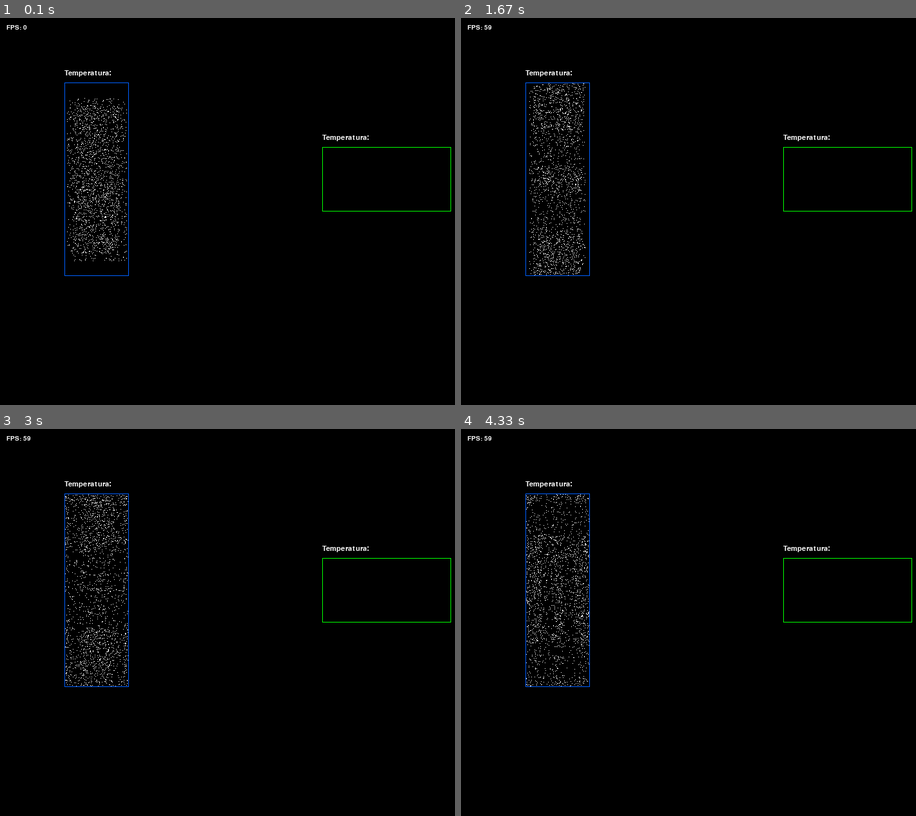
Above: before the commit, frames 1-4 (two rows, left to right).
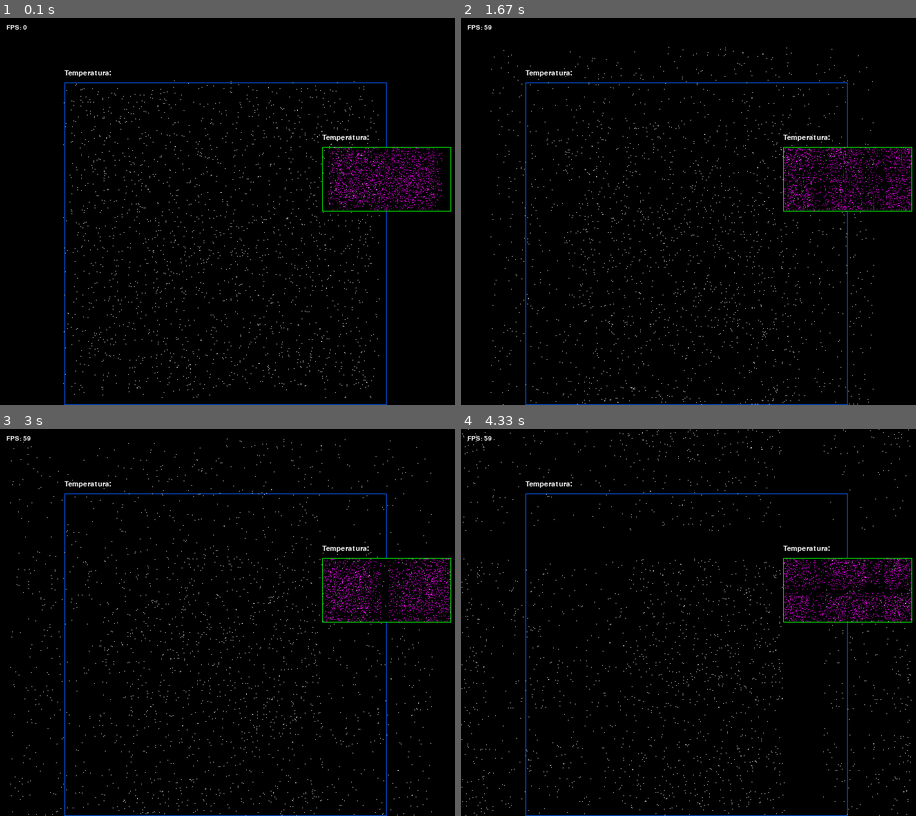
Above: after the commit, the same moments.

Repository: hdaniel-udg/atomx
Game: pygame game, started from main.py
The game is run twice, just before and just after one commit, with the same random seed, the same clock (stepped at 60 frames per second) and the same inputs.
Inputs:
- Up to frame 1 (0.1 s): no input
- Up to frame 2 (1.67 s): tap Space at 0.33, 0.73, 1.03, 1.23, 1.57 s
- Up to frame 3 (3 s): tap Space at 1.87, 2.07, 2.37, 2.63, 2.97 s
- Up to frame 4 (4.33 s): tap Space at 3.27, 3.4, 3.8, 4.1 s

The runs differ from the first frame. In frame 1, 1.8% of the frame differs, in the area x 13-98%, y 16-100%; in frame 2, 1.8%; in frame 3, 1.8%, in the area x 2-100%, y 2-100%; in frame 4, 1.8%.

Commit message:
Version 1.0.4

Diff:
--- a/main.py
+++ b/main.py
@@ -9,12 +9,41 @@
 # Un pixel en la pantalla equivale a un amstrong
 
 class Box(pyg.sprite.Sprite):
-    def __init__(self, name, position, dimensions, background_color):
+    def __init__(self, name, position, dimensions, background_color, block):
         super().__init__()
         self.name = name
+        self.block = block
         self.rect = pyg.Rect(position[0], position[1], dimensions['width'], dimensions['height'])
         self.image = pyg.Surface((self.rect.width, self.rect.height))
         pyg.draw.rect(self.image, background_color, self.image.get_rect(), width=1)  # Dibujamos el borde
+
+    def createMolecules(self, condition_data):
+        molecules = pyg.sprite.Group()
+        for molecule_data in condition_data:
+            if molecule_data['box'] == self.name:
+                for _ in range(molecule_data['number']):
+                    position = (random.randint(self.rect.left+(self.rect.left*0.03), self.rect.right-(self.rect.right*0.03)),
+                                random.randint(self.rect.top+(self.rect.top*0.03), self.rect.bottom-(self.rect.bottom*0.03)))
+                    velocity_x = random.uniform(-1, 1)
+                    velocity_y = random.uniform(-1, 1)
+
+                    while abs(velocity_x) < 0.5 or abs(velocity_y) < 0.5:
+                        velocity_x = random.uniform(-1, 1)
+                        velocity_y = random.uniform(-1, 1)
+
+                    color = molecule_data['colorRGB']
+                    mass = 0
+                    for atom in atoms_data:
+                        if atom['name'] == molecule_data['name']:
+                            mass = atom['atomicMass']
+                    for molecule in molecules_data:
+                        if molecule['name'] == molecule_data['name']:
+                            mass = molecule['properties']['molecularMass']
+                    molecule = Molecule(molecule_data['box'], position, [velocity_x, velocity_y], color,
+                                        int(molecule_data['radiusNm'] // 0.1), mass, uuid.uuid4())
+                    molecules.add(molecule)
+        return molecules
+
 
 class Molecule(pyg.sprite.Sprite):
     def __init__(self, boxName, position, velocity, color, length, mass, uuid):
@@ -29,54 +58,23 @@
         self.velocity = velocity
 
     def update(self):
+        if not paused:  # Solo actualiza si no está pausado
+            # Colisión con los bordes de la pantalla
+            if self.rect.left <= 0 or self.rect.right >= screen_width:
+                self.velocity[0] *= -1
+            if self.rect.top <= 0 or self.rect.bottom >= screen_height:
+                self.velocity[1] *= -1
 
+            # Colisión con las cajas
+            for box in boxes:
+                if box.block:
+                    if self.rect.left-self.length == box.rect.left or self.rect.right+self.length == box.rect.right:
+                        self.velocity[0] *= -1
+                    if self.rect.top-self.length == box.rect.top or self.rect.bottom+self.length == box.rect.bottom:
+                        self.velocity[1] *= -1
 
-        # Colisión con los bordes de la pantalla
-        if self.rect.left <= 0 or self.rect.right >= screen_width:
-            self.velocity[0] *= -1
-        if self.rect.top <= 0 or self.rect.bottom >= screen_height:
-            self.velocity[1] *= -1
-
-        # Colisión con las cajas
-        for box in boxes:
-            if box.name == self.boxName:
-                if self.rect.left-self.length <= box.rect.left or self.rect.right+self.length >= box.rect.right:
-                    self.velocity[0] *= -1
-                if self.rect.top-self.length <= box.rect.top or self.rect.bottom+self.length >= box.rect.bottom:
-                    self.velocity[1] *= -1
-
-        self.rect.x += self.velocity[0]
-        self.rect.y += self.velocity[1]
-
-# Define una cuadrícula espacial con celdas de tamaño 100x100
-class SpatialGrid:
-    def __init__(self, width, height, cell_size):
-        self.width = width
-        self.height = height
-        self.cell_size = cell_size
-        self.grid = [[[] for _ in range(width // cell_size)] for _ in range(height // cell_size)]
-
-    def insert(self, sprite):
-        row = sprite.rect.y // self.cell_size
-        col = sprite.rect.x // self.cell_size
-        self.grid[row][col].append(sprite)
-
-    def get_sprites_in_cell(self, row, col):
-        return self.grid[row][col]
-
-    def clear(self):
-        self.grid = [[[] for _ in range(self.width // self.cell_size)] for _ in range(self.height // self.cell_size)]
-
-
-def detect_collisions_in_cell(cell_sprites):
-    for i in range(len(cell_sprites)):
-        for j in range(i+1, len(cell_sprites)):
-            sprite1 = cell_sprites[i]
-            sprite2 = cell_sprites[j]
-            #if pyg.sprite.collide_rect(sprite1, sprite2):
-                #print("Collision detected between:", sprite1.uuid, sprite2.uuid)
-                #pyg.time.wait(500)
-                # Agregar aquí la lógica para manejar la colisión
+            self.rect.x += self.velocity[0]
+            self.rect.y += self.velocity[1]
 
 pyg.init()
 icon = pyg.image.load('icon.png')
@@ -85,13 +83,6 @@
 pyg.display.set_caption('Atomx')
 screen_width, screen_height = Screen.get_size()
 
-with open('settings/boxes.json') as boxes_json:
-    boxes_data = json.load(boxes_json)
-
-boxes = pyg.sprite.Group()
-for box_data in boxes_data:
-    box = Box(box_data['name'], box_data['position'], box_data['dimensions'], box_data['backgroundColorRGB'])
-    boxes.add(box)
 
 with open('settings/initialCondition.json') as condition_json:
     condition_data = json.load(condition_json)
@@ -102,40 +93,21 @@
 with open('settings/atoms.json') as atoms_json:
     atoms_data = json.load(atoms_json)
 
+with open('settings/boxes.json') as boxes_json:
+    boxes_data = json.load(boxes_json)
 
-grid = SpatialGrid(screen_width, screen_height, 100)  # Define una cuadrícula espacial con celdas de tamaño 100x100
-
+boxes = pyg.sprite.Group()
 molecules = pyg.sprite.Group()
 for box_data in boxes_data:
-    for molecule_data in condition_data:
-        if molecule_data['box'] == box_data['name']:
-            for _ in range(molecule_data['number']):
-                position = (random.randint(box_data['position'][0] + box_data['dimensions']['width'] // 10, box_data['position'][0] + box_data['dimensions']['width'] - box_data['dimensions']['width'] // 10),
-                            random.randint(box_data['position'][1] + box_data['dimensions']['height'] // 10, box_data['position'][1] + box_data['dimensions']['height'] - box_data['dimensions']['height'] // 10))
-                velocity_x = random.uniform(-1, 1)
-                velocity_y = random.uniform(-1, 1)
-
-                while (velocity_x < 0.5 and velocity_x > -0.5) or (velocity_y< 0.5 and velocity_y > -0.5):
-                    if velocity_x < 0.5 and velocity_x > -0.5:
-                        velocity_x = random.uniform(-1, 1)
-                    elif velocity_y< 0.5 and velocity_y > -0.5:
-                        velocity_y= random.uniform(-1, 1)
-
-                color = molecule_data['colorRGB']
-                mass = 0
-                for atom in atoms_data:
-                    if atom['name'] == molecule_data['name']:
-                        mass = atom['atomicMass']
-                for molecule in molecules_data:
-                    if molecule['name'] == molecule_data['name']:
-                        mass = molecule['properties']['molecularMass']
-                molecule = Molecule(molecule_data['box'], position, [velocity_x, velocity_y], color, int(molecule_data['radiusNm']//0.1) , mass, uuid.uuid4()) #int(molecule_data['radiusNm']//0.1) Calcula la relación entre el radio atomico de van der waals en las codiciones iniciales y la correspondencia de 1px -> 1 Amstrong
-                molecules.add(molecule)
-                grid.insert(molecule)
+    boxColor =  box_data['backgroundColorRGB']
+    if not box_data['display']:
+        boxColor = (0,0,0)
+    box = Box(box_data['name'], box_data['position'], box_data['dimensions'], boxColor, box_data['block'])
+    molecules.add(box.createMolecules(condition_data))
+    boxes.add(box)
 
 clock = pyg.time.Clock()
-font = pyg.font.Font(None, 15)
-
+paused = False  # Variable para controlar el estado de pausa
 while True:
     for event in pyg.event.get():
         if event.type == QUIT:
@@ -145,28 +117,18 @@
             width, height = event.size
             Screen = pyg.display.set_mode((width, height), RESIZABLE)
             screen_width, screen_height = Screen.get_size()
+        elif event.type == KEYDOWN:
+            if event.key == K_SPACE:
+                paused = not paused  # Cambiar el estado de pausa
 
     molecules.update()
-
-    # Limpia la cuadrícula antes de insertar las moléculas en la nueva iteración
-    grid.clear()
-
-    # Inserta las moléculas en la cuadrícula
-    for molecule in molecules:
-        grid.insert(molecule)
-
-    # Itera sobre cada celda de la cuadrícula y verifica colisiones entre moléculas en la misma celda o en celdas adyacentes
-    for row in range(len(grid.grid)):
-        for col in range(len(grid.grid[row])):
-            cell_sprites = grid.get_sprites_in_cell(row, col)
-            if cell_sprites:
-                detect_collisions_in_cell(cell_sprites)
 
     Screen.fill((0, 0, 0))
     boxes.draw(Screen)
     molecules.draw(Screen)
 
-    fps_text = font.render(f"FPS: {int(clock.get_fps())}", True, (255, 255, 255))
+    fps_text = pyg.font.Font(None, 15).render(f"FPS: {int(clock.get_fps())}", True, (255, 255, 255))
+    #Pone la información respectiva de cada caja
     for box in boxes:
         details = pyg.font.Font(None, 17).render("Temperatura:",True,(255,255,255))
         Screen.blit(details, (box.rect.x, box.rect.y - 20))
--- a/settings/boxes.json
+++ b/settings/boxes.json
@@ -2,11 +2,11 @@
     {
         "name":"initial",
         "display":true,
-        "block": true,
+        "block": false,
         "position":[100,100],
         "dimensions":{
-            "width":100,
-            "height":300
+            "width":500,
+            "height":500
         },
         "backgroundColorRGB":[0,96,255]
     },
--- a/settings/initialCondition.json
+++ b/settings/initialCondition.json
@@ -3,8 +3,20 @@
         "name": "Hydrogen",
         "number": 2000,
         "radiusNm":0.134,
+        "presureAtm":1.0,
+        "temperatureKel":275.57,
         "gridType":"random",
         "colorRGB": [255, 255, 255],
         "box": "initial"
+    },
+    {
+        "name": "Hydrogen",
+        "number": 2000,
+        "radiusNm":0.134,
+        "presureAtm":1.0,
+        "temperatureKel":275.57,
+        "gridType":"random",
+        "colorRGB": [255, 0, 255],
+        "box": "secondary"
     }
 ]
